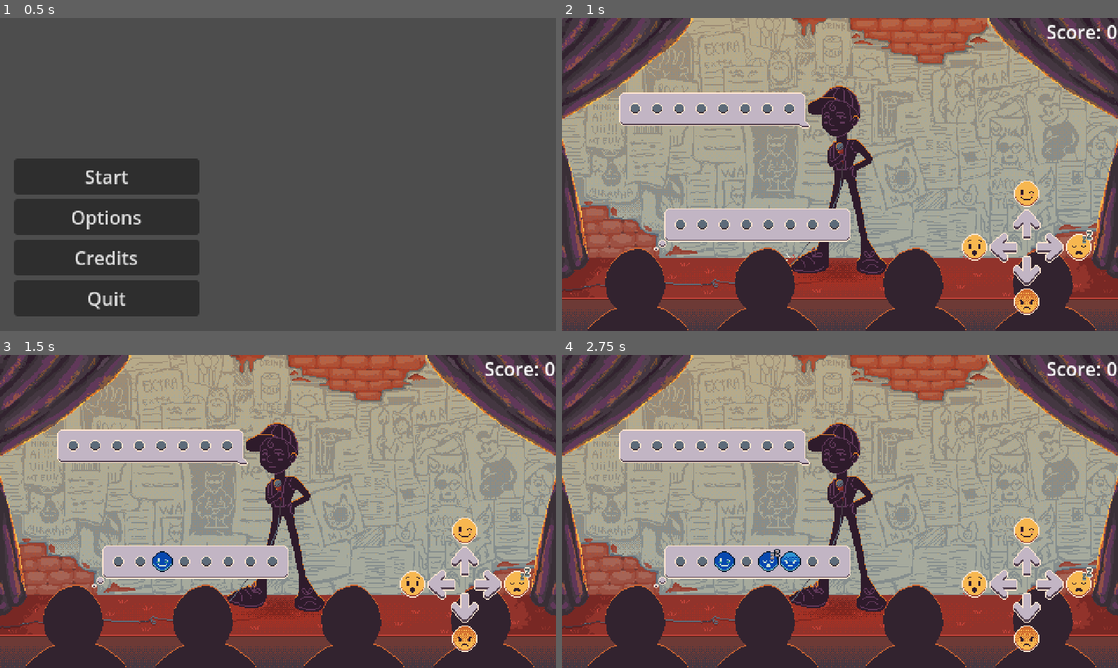
Above: before the commit, frames 1-4 (two rows, left to right).
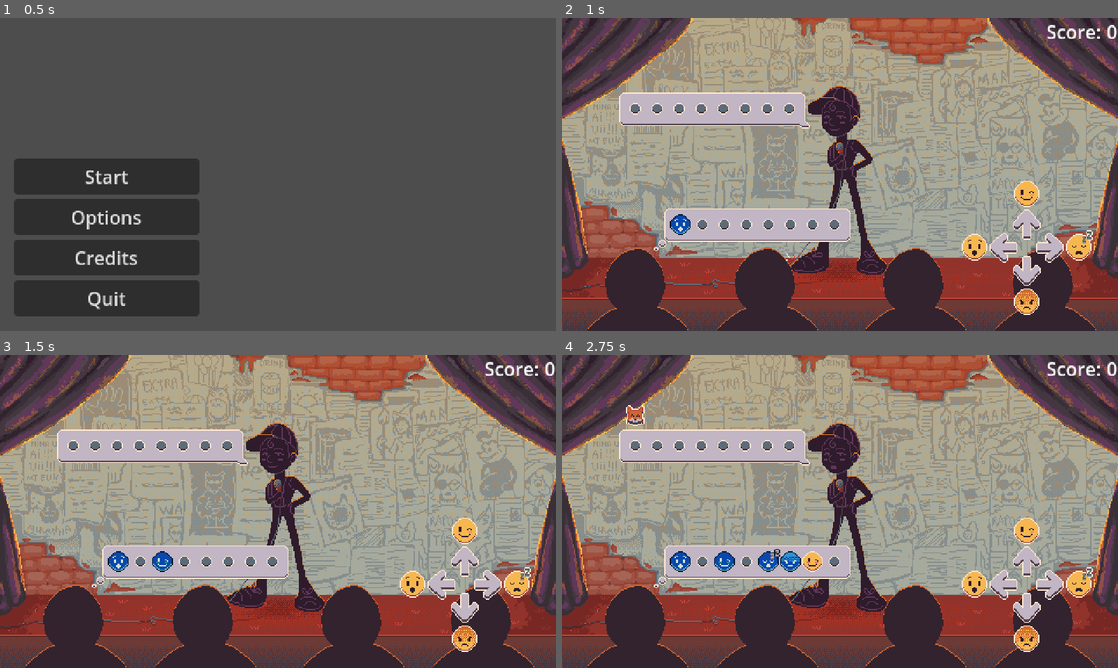
Above: after the commit, the same moments.

Repository: gdp-ufrj/raposo-standup
Game: Godot game, scene res://Scenes/MainMenu.tscn
The game is run twice, just before and just after one commit, with the same random seed, the same clock (stepped at 60 frames per second) and the same inputs.
Inputs:
- Up to frame 1 (0.5 s): no input
- Up to frame 2 (1 s): click "Start" at 0.5 s
- Up to frame 3 (1.5 s): hold Right (RightEmoji) from 1.28 s (still down)
- Up to frame 4 (2.75 s): release Right (RightEmoji) at 2.03 s; hold Down (DownEmoji) from 2.03 s (still down)

Frame 1 is identical in both runs. In frame 2, 0.2% of the frame differs, in the area x 19-51%, y 29-70%; in frame 3, 0.2%; in frame 4, 0.6%, in the area x 11-51%, y 16-70%.

Commit message:
Sequências aparecem na tela

Diff:
--- /dev/null
+++ b/Scenes/Audios.gd
@@ -0,0 +1,17 @@
+extends Node2D
+
+
+# Called when the node enters the scene tree for the first time.
+func _ready():
+	pass # Replace with function body.
+
+
+# Called every frame. 'delta' is the elapsed time since the previous frame.
+func _process(delta):
+	pass
+
+
+func _on_bubble_play_audio(name):
+	var audio = self.get_node(name)
+	if audio:
+		audio.play()
--- /dev/null
+++ b/Scenes/Face.gd
@@ -0,0 +1,14 @@
+extends AnimatedSprite2D
+
+# Called when the node enters the scene tree for the first time.
+func _ready():
+	pass # Replace with function body.
+
+
+# Called every frame. 'delta' is the elapsed time since the previous frame.
+func _process(delta):
+	pass
+
+
+func _on_bubble_change_face(animation):
+	play(animation)
--- a/Scenes/gameplay.tscn
+++ b/Scenes/gameplay.tscn
@@ -6,6 +6,7 @@
 [ext_resource type="Texture2D" uid="uid://crqjhk8bxetsb" path="res://Assets/Visual/HUD/balões/baloes-de-fala-principal.png" id="4_2ni4t"]
 [ext_resource type="AudioStream" uid="uid://cs38vh3s8atsh" path="res://Assets/musica_120BPM.mp3" id="4_4nw44"]
 [ext_resource type="Script" path="res://Scripts/Bubble.gd" id="4_d0jyi"]
+[ext_resource type="Script" path="res://Scenes/Face.gd" id="4_ly0an"]
 [ext_resource type="PackedScene" uid="uid://cuv3fax2qw7x1" path="res://Scenes/gui.tscn" id="5_r6kmo"]
 [ext_resource type="Texture2D" uid="uid://bqhagscsqbmfo" path="res://Assets/Visual/Background/cenariov2.png" id="6_7yq4q"]
 [ext_resource type="Texture2D" uid="uid://cjcukcrl3a008" path="res://Assets/Visual/HUD/emojis/emojos-mini-Sheet.png" id="6_x1frl"]
@@ -13,6 +14,9 @@
 [ext_resource type="Texture2D" uid="uid://drxfjoid8pypg" path="res://Assets/Visual/Background/plateia.png" id="10_tvaaw"]
 [ext_resource type="Texture2D" uid="uid://dbqu5p18lw3bh" path="res://Assets/Visual/HUD/balões/baloes-de-pensamento-plateia.png" id="11_xrx2p"]
 [ext_resource type="Texture2D" uid="uid://yxsvp5gqj2um" path="res://Assets/Visual/HUD/balões/baloes-de-PENSAMENTO-plateia-distinto.png" id="12_ccl36"]
+[ext_resource type="Texture2D" uid="uid://y8i6qtdlv2ai" path="res://Assets/Visual/HUD/emojis/compasso-raposo.png" id="14_mpnjq"]
+[ext_resource type="Script" path="res://Scenes/Audios.gd" id="15_eju4f"]
+[ext_resource type="AudioStream" uid="uid://bf8pvtkj1wlhp" path="res://Assets/Audio/SFX/palma.mp3" id="15_l0t1s"]
 
 [sub_resource type="AtlasTexture" id="AtlasTexture_umpqp"]
 atlas = ExtResource("1_qckxp")
@@ -202,6 +206,26 @@
 }, {
 "duration": 1.0,
 "texture": ExtResource("12_ccl36")
+}],
+"loop": true,
+"name": &"default",
+"speed": 5.0
+}]
+
+[sub_resource type="Curve2D" id="Curve2D_27a04"]
+_data = {
+"points": PackedVector2Array(0, 0, 0, 0, 63, 55, 0, 0, 0, 0, 82, 55, 0, 0, 0, 0, 101, 55, 0, 0, 0, 0, 120, 55, 0, 0, 0, 0, 139, 55, 0, 0, 0, 0, 158, 55, 0, 0, 0, 0, 177, 55, 0, 0, 0, 0, 196, 55)
+}
+point_count = 8
+
+[sub_resource type="SpriteFrames" id="SpriteFrames_po63m"]
+animations = [{
+"frames": [{
+"duration": 1.0,
+"texture": ExtResource("14_mpnjq")
+}, {
+"duration": 1.0,
+"texture": null
 }],
 "loop": true,
 "name": &"default",
@@ -219,13 +243,13 @@
 
 [node name="Face" type="AnimatedSprite2D" parent="Player"]
 sprite_frames = SubResource("SpriteFrames_apli4")
-animation = &"Normal"
+animation = &"Happy"
+script = ExtResource("4_ly0an")
 
 [node name="Bubble" type="AnimatedSprite2D" parent="." node_paths=PackedStringArray("timer", "music")]
 position = Vector2(240, 135)
 sprite_frames = SubResource("SpriteFrames_jcn8c")
 script = ExtResource("4_d0jyi")
-beat_time = 0.25
 max_beat_time_multiplier = 2.0
 beat_time_increment = 0.05
 timer = NodePath("Timer")
@@ -342,7 +366,26 @@
 position = Vector2(-44, -57)
 sprite_frames = SubResource("SpriteFrames_sx5t2")
 
+[node name="Time Indicator" type="Path2D" parent="."]
+curve = SubResource("Curve2D_27a04")
+
+[node name="PathFollow2D" type="PathFollow2D" parent="Time Indicator"]
+position = Vector2(63, 55)
+
+[node name="Sprite" type="AnimatedSprite2D" parent="Time Indicator/PathFollow2D"]
+position = Vector2(0, -3)
+sprite_frames = SubResource("SpriteFrames_po63m")
+frame = 1
+
+[node name="Audios" type="Node2D" parent="."]
+script = ExtResource("15_eju4f")
+
+[node name="Clap" type="AudioStreamPlayer2D" parent="Audios"]
+stream = ExtResource("15_l0t1s")
+
 [connection signal="input_pressed" from="Player" to="Bubble" method="_on_player_input_pressed"]
+[connection signal="change_face" from="Bubble" to="Player/Face" method="_on_bubble_change_face"]
 [connection signal="life_lost" from="Bubble" to="GUI" method="_on_bubble_life_lost"]
+[connection signal="play_audio" from="Bubble" to="Audios" method="_on_bubble_play_audio"]
 [connection signal="score_increased" from="Bubble" to="GUI" method="_on_bubble_score_increased"]
 [connection signal="timeout" from="Bubble/Timer" to="Bubble" method="_on_timer_timeout"]
--- a/Scripts/Bubble.gd
+++ b/Scripts/Bubble.gd
@@ -2,12 +2,14 @@
 
 signal score_increased(value)
 signal life_lost()
+signal play_audio(name)
+signal change_face(animation)
 
 @export var total_emoji : int = 8 # total number of spots inside a bubble
 @export var min_emoji : int = 3 # minimum number of emojis inside a bubble
 @export var null_prob : int = 50 # probability of null position
 @export var opposite_prob : int = 25 # probability of opposite emoji
-@export var beat_time : float = 2
+@export var beat_time : float = 0.25
 @export var beat_time_multiplier : float = 1
 @export var max_beat_time_multiplier : float = 3
 @export var beat_time_increment : float = 0.5
@@ -20,6 +22,8 @@
 
 var audience_emojis := [] #Array de Emojis Plateia
 var player_emojis := []   #Array de Emojis Jogador
+
+@onready var indicator_path := $"../Time Indicator/PathFollow2D"
 
 var direction_queue : Array
 var queue_index : int
@@ -133,28 +137,38 @@
 	timer.start(tempo)
 	music.pitch_scale = beat_time_multiplier
 
+func reset_time_indicator():
+	indicator_path.progress_ratio = 0
+	indicator_path.get_node("Sprite").frame = 0
 
 func _on_timer_timeout():
 	# loses life if timeout occurs and player did not play
 	if bubble_active and (!input_hit and direction_queue[queue_index] != null):
 		life_lost.emit()
-	print(queue_index)
+
+	if queue_index < total_emoji:
+		if !bubble_active: #Imprime emojis na tela
+			if direction_queue[queue_index] != null:
+				audience_emojis[queue_index].frame = direction_queue[queue_index] + 1
+				play_audio.emit("Clap")
+			else:
+				audience_emojis[queue_index].frame = 0
+		else:
+			indicator_path.progress_ratio = indicator_path.progress_ratio + (1.0/7) if queue_index != 7 else 1
+
 	increment_index()
-
-	if !bubble_active and queue_index < total_emoji: #Imprime emojis na tela
-		if direction_queue[queue_index]:
-			audience_emojis[queue_index].frame = direction_queue[queue_index] + 1
-		else:
-			audience_emojis[queue_index].frame = 0
-
 	# controls the back and forth of audience and player
 	if queue_index == total_emoji:
 		music.stop()
 		if !bubble_active:
 			print('Resposta')
+			change_face.emit("Talking")
+			reset_time_indicator()
 			start_answer()
 		else:
 			print('Pergunta')
+			change_face.emit("Happy")
+			indicator_path.get_node("Sprite").frame = 1
 			increment_beat_tempo()
 			generate_bubble()
 
Not shown, added: Assets/Audio/SFX/palma.mp3.import
Not shown: 1 places in Scenes/gameplay.tscn that only renumber resources
Not shown, added: Assets/Audio/SFX/palma.mp3
